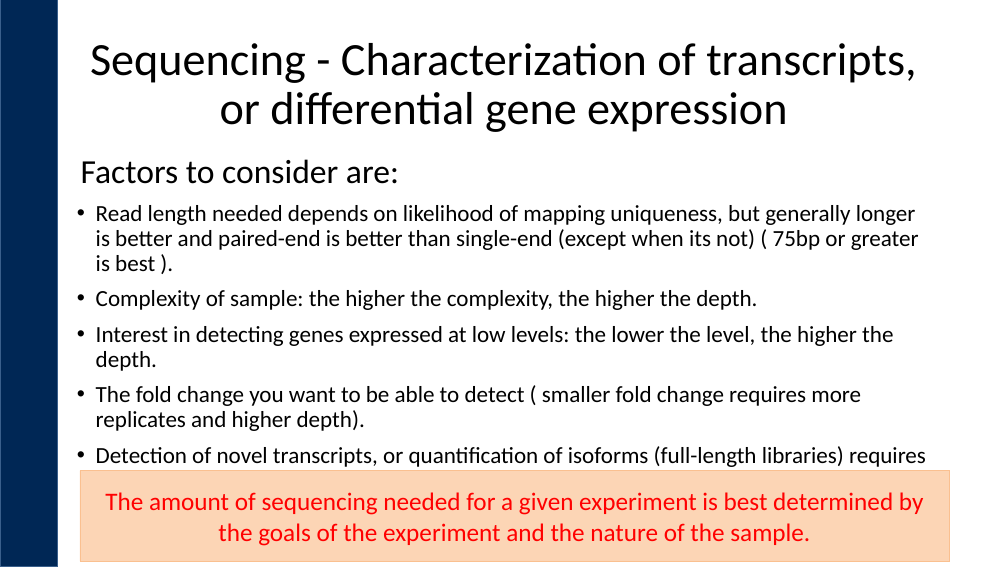
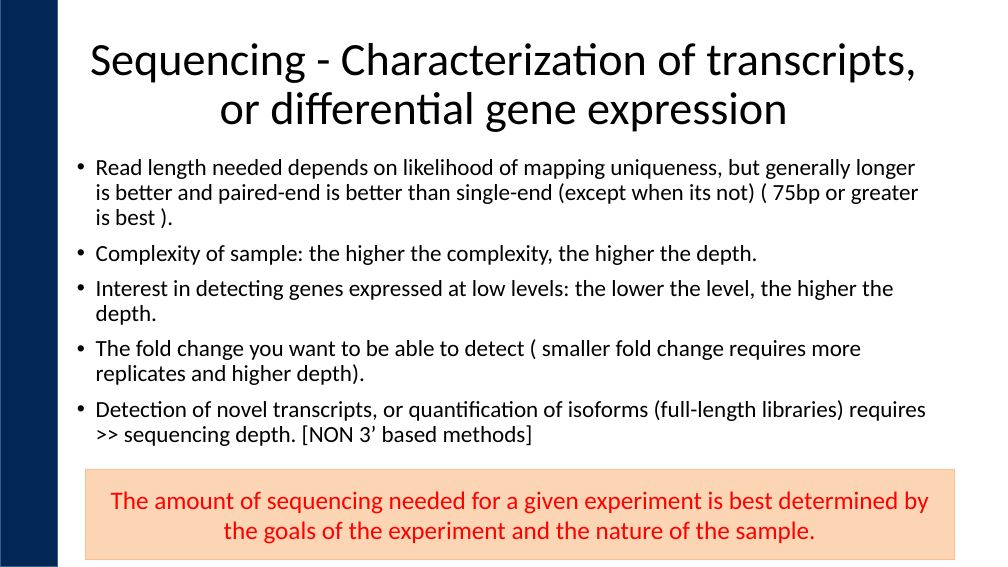
Before and after one commit to ucdavis-bioinformatics-training/ucdavis-bioinformatics-training.presentations, a slide deck: slide 12 of singlecell/scRNAseq-expDesign_March_2022.pptx. Drawn at 1008x567 pixels with LibreOffice and Linux fonts; fonts in the diff are those of the drawing; background and template pictures are left out. Boxes give left, top, right and bottom in pixels: in the first picture for what was removed or moved away, otherwise in the second. Text is boxed around its words. In the diff, an @@ line names an element or a change of style, - is before the commit and + after.

```diff
--- a/singlecell/scRNAseq-expDesign_March_2022.pptx
+++ b/singlecell/scRNAseq-expDesign_March_2022.pptx
@@ text at box(81, 159, 399, 184): paragraph removed @@
-Factors to consider are:
@@ rectangle "The amount of sequencing needed ...": place and size @@
-rectangle "The amount of sequencing needed ..." at box(80, 470, 950, 561)
+rectangle "The amount of sequencing needed ..." at box(85, 470, 955, 560)
```
Also in this commit, not shown: 4 other files.
